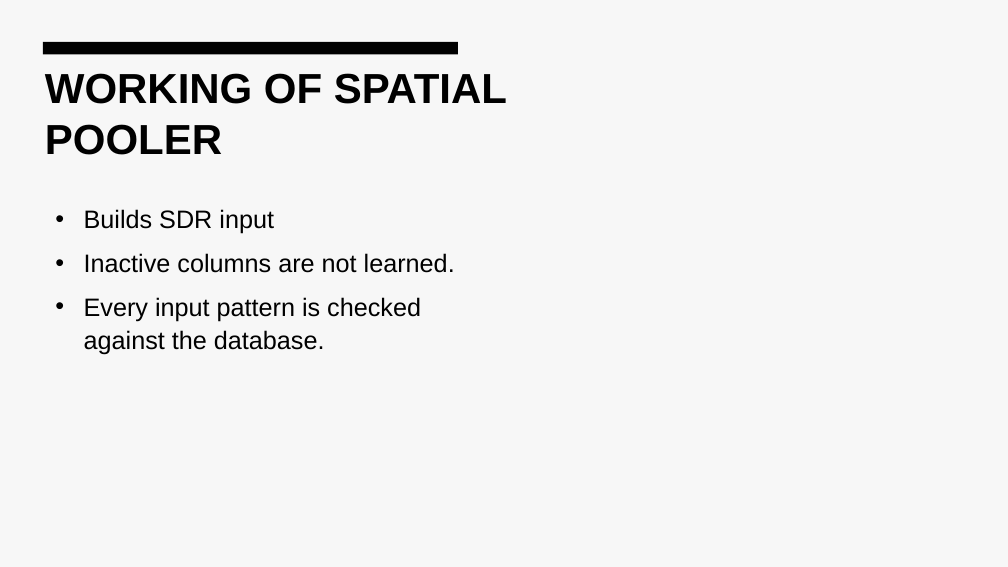
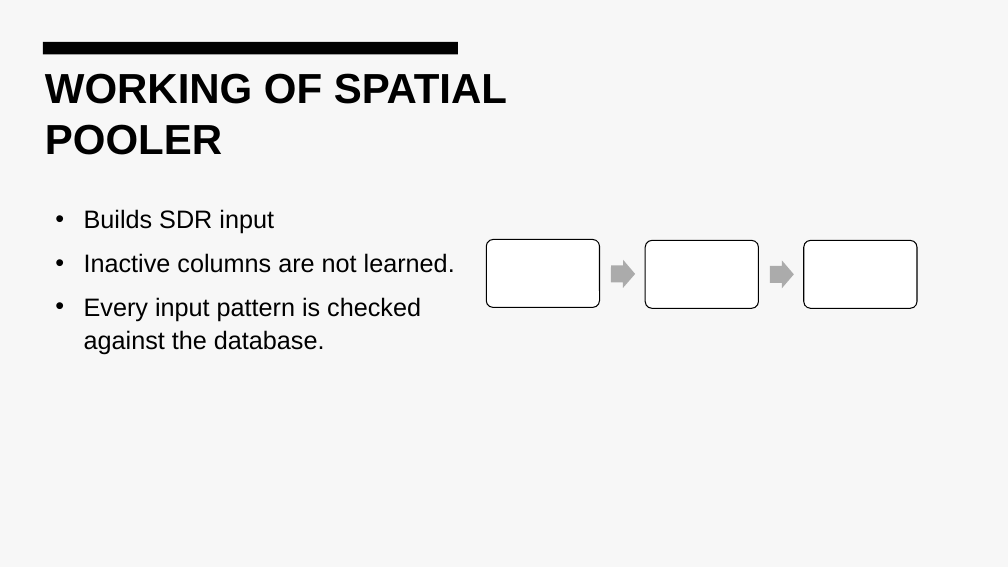
Before and after one commit to faizmohammedkhan7/neocortexapi, a slide deck: slide 6 of source/MySEProject/Documentation/ML-22-23-15 Approve Prediction of Multisequence Learning .pptx. Drawn at 1008x567 pixels with LibreOffice and Linux fonts; fonts in the diff are those of the drawing. Boxes give left, top, right and bottom in pixels: in the first picture for what was removed or moved away, otherwise in the second. Text is boxed around its words. In the diff, an @@ line names an element or a change of style, - is before the commit and + after.

Commit message:
ppt update

```diff
--- a/source/MySEProject/Documentation/ML-22-23-15 Approve Prediction of Multisequence Learning .pptx
+++ b/source/MySEProject/Documentation/ML-22-23-15 Approve Prediction of Multisequence Learning .pptx
@@ group added at (486, 240, 917, 309): 3 rounded rectangles, 2 right arrows @@
```
Also in this commit, not shown: 1 other slide changed.
